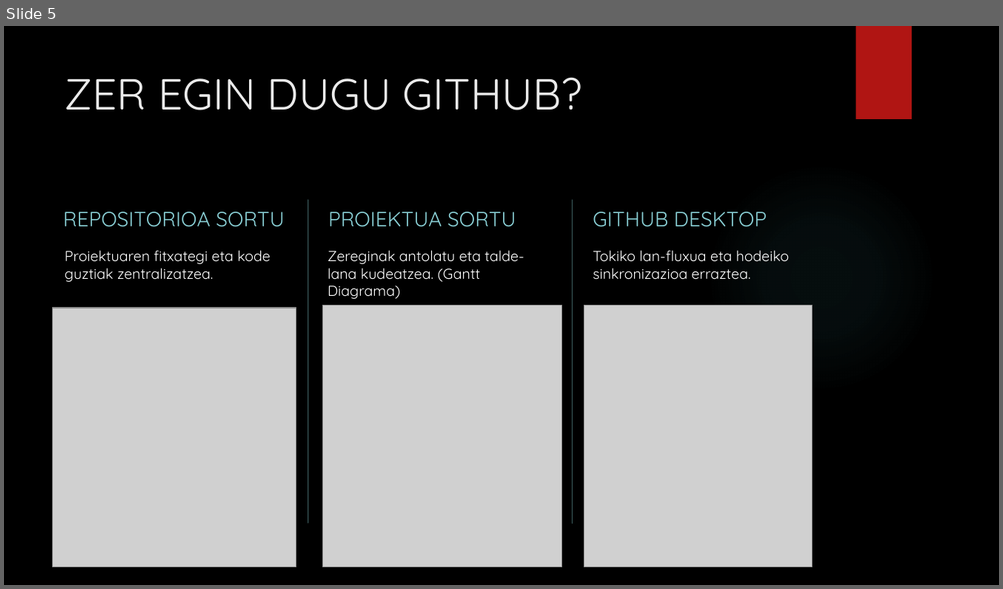
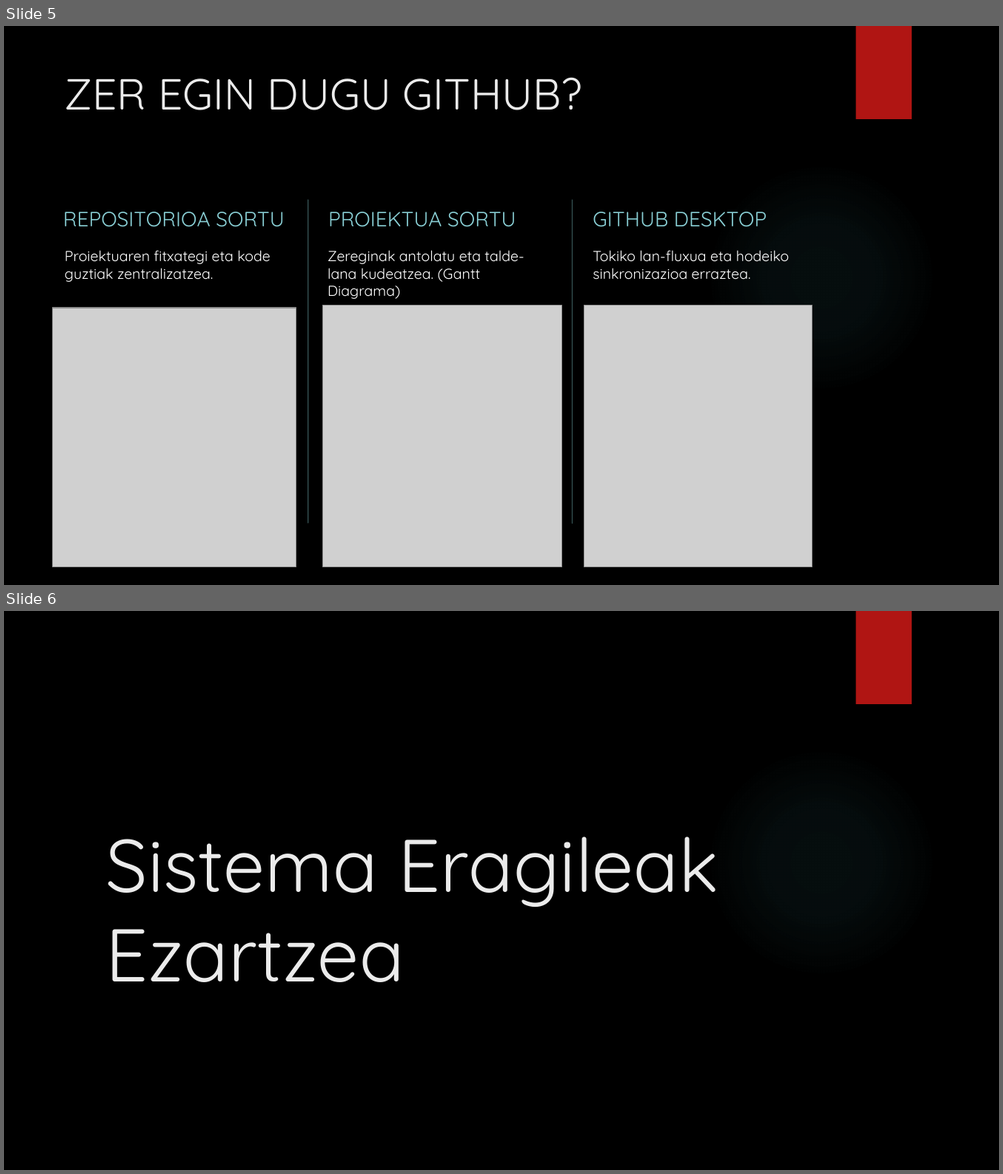
Before and after one commit to aldalurxabier-cmyk/1.-Erronka, a slide deck: Aurkezpena/1.Erronka Aurkezpena.pptx. Shown one above the other, each under a label of ours: slide 5 before the commit, slides 5 and 6 after it. The pictures are 1003x589 and 1003x1174 pixels, drawn with LibreOffice and Linux fonts; fonts in the diff are those of the drawing; grey boxes stand for pictures; background and template pictures are left out. Boxes give left, top, right and bottom in pixels: in the first picture for what was removed or moved away, otherwise in the second. Text is boxed around its words. In the diff, an @@ line names an element or a change of style, - is before the commit and + after.

```diff
--- a/Aurkezpena/1.Erronka Aurkezpena.pptx
+++ b/Aurkezpena/1.Erronka Aurkezpena.pptx
@@ slide 6 added at [4, 611, 999, 1170], background picture (left out); not listed: 2 template elements that a slide beside it also shows @@
@@ title added at [105, 837, 719, 982], 72 pt, text #EBEBEB @@
+Sistema Eragileak Ezartzea
```
Also in this commit, not shown: 1 slide changed, 1 other slide added.
